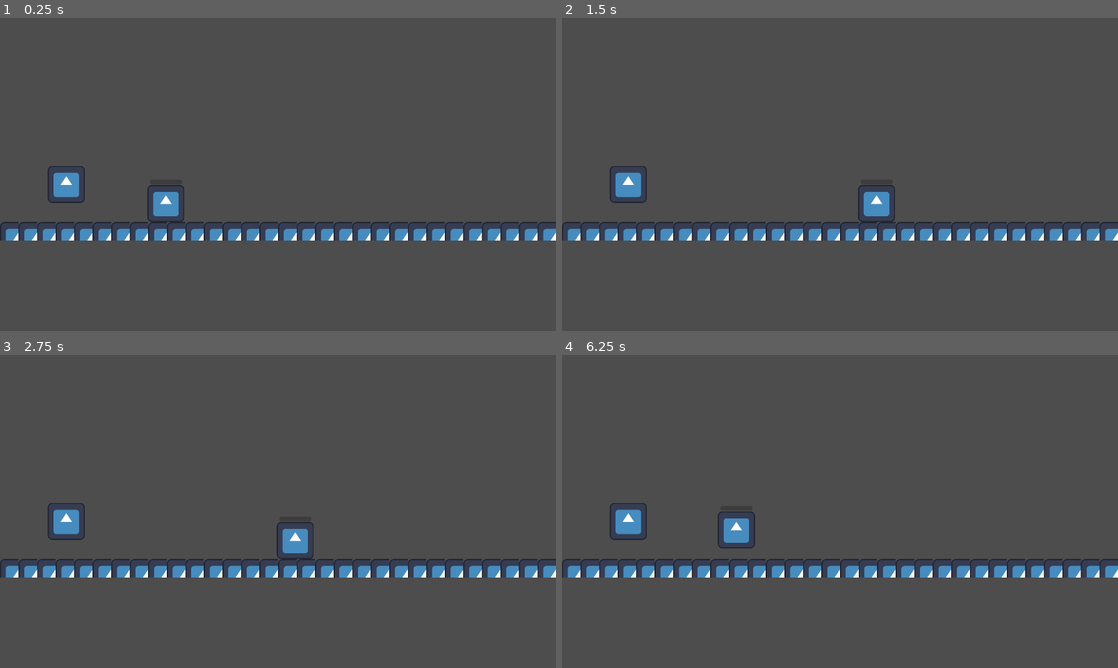
Above: before the commit, frames 1-4 (two rows, left to right).
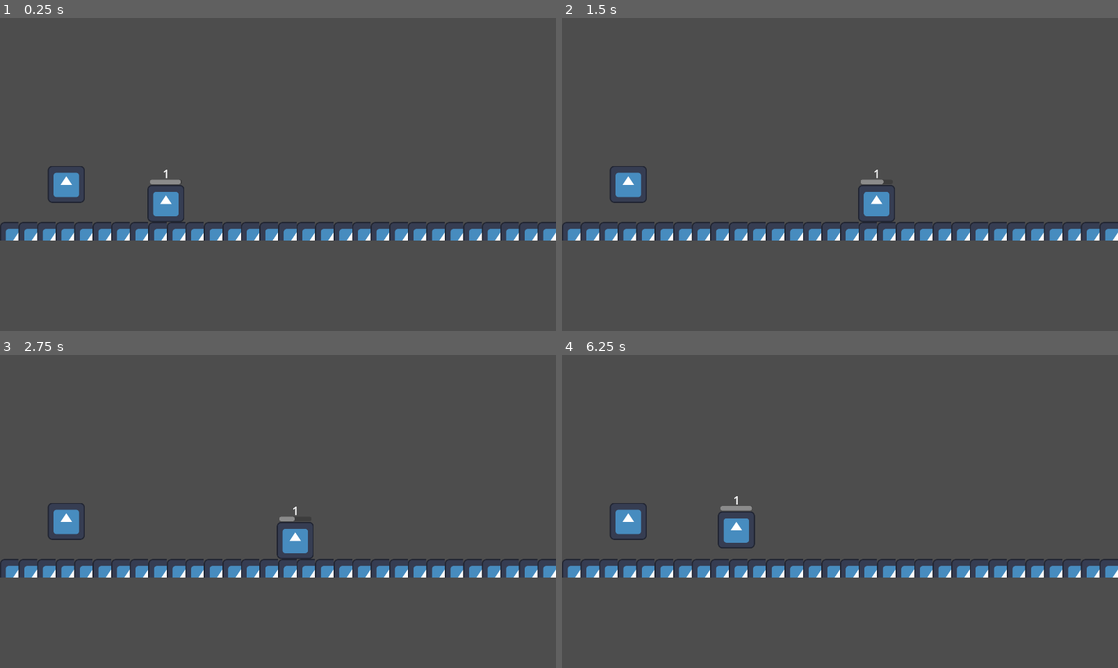
Above: after the commit, the same moments.

Repository: lucasmcclean/metroidvania
Game: Godot game, scene res://scenes/_game_launcher/game_launcher.tscn
Same seed, same stepped clock (60 frames per second), same inputs: the game is played once before the commit and once after it. The engine's default icon, where the game draws it, is replaced by a stand-in: a white triangle on a blue panel in a dark square.
Inputs:
- Up to frame 1 (0.25 s): no input
- Up to frame 2 (1.5 s): tap Enter at 0.5 s; hold Right (ui_right) 0.53-1.28 s; hold Left (ui_left) from 1.28 s (still down)
- Up to frame 3 (2.75 s): release Left (ui_left) at 2.03 s; hold Right (ui_right) from 2.03 s (still down)
- Up to frame 4 (6.25 s): release Right (ui_right) at 3.53 s; hold Left (ui_left) 3.53-5.78 s; hold Right (ui_right) from 5.78 s (still down)

The runs differ from the first frame. In frame 1, 0.1% of the frame differs, in the area x 27-33%, y 48-54%; in frame 2, less than 0.1%; in frame 3, less than 0.1%; in frame 4, 0.1%, in the area x 28-35%, y 45-50%.

Commit message:
Combo Testing and Stuff I need to delete later

Diff:
--- a/autoloads/combo_manager/combo_manager.gd
+++ b/autoloads/combo_manager/combo_manager.gd
@@ -8,15 +8,15 @@
 @onready var timer := $Timer as Timer
 
 
-func start_combo():
+func start_combo() -> void:
 	timer.start(timeLimit)
 
 
-func add_score(amount: int):
+func add_score(amount: int) -> void:
 	score += amount
 
 
-func add_time(amount: int):
+func add_time(amount: int) -> void:
 	#Checking if Combo has already Started
 	if(timer.time_left > 0):
 		#Makes sure time doesnt go over limit
@@ -25,7 +25,7 @@
 		start_combo()
 
 
-func take_time(amount: int):
+func take_time(amount: int) -> void:
 	if (timer.time_left - amount > 0):
 		timer.start(timer.time_left - amount)
 	else:
@@ -33,13 +33,13 @@
 		#Possible to add penelty for going negative time
 
 
-func pause():
+func pause() -> void:
 	timer.paused = true
 
 
-func unpause():
+func unpause() -> void:
 	timer.paused = false
 
 
-func _on_timer_timeout():
+func _on_timer_timeout() -> void:
 	score = 0
--- a/autoloads/combo_manager/combo_manager.tscn
+++ b/autoloads/combo_manager/combo_manager.tscn
@@ -8,3 +8,5 @@
 [node name="Timer" type="Timer" parent="."]
 wait_time = 5.0
 one_shot = true
+
+[connection signal="timeout" from="Timer" to="." method="_on_timer_timeout"]
--- a/scenes/agents/player/combo_ui.gd
+++ b/scenes/agents/player/combo_ui.gd
@@ -8,15 +8,22 @@
 
 func _ready() -> void:
 	comboTimerDisplay.max_value = comboTimer.wait_time
+	Combo.add_score(1)
+	Combo.add_time(2)
 
 func _process(_delta: float) -> void:
 	comboScore = Combo.score
 	comboTimerDisplay.value = comboTimer.time_left
+	comboScoreDisplay.text = str(comboScore)
 
-
-	comboScoreDisplay.text = str(comboScore)
 	if (comboScore <= 0):
 		comboScoreDisplay.visible = false
 		pass
 	else:
 		comboScoreDisplay.visible = true
+
+	if (comboTimer.time_left <= 0):
+		comboTimerDisplay.visible = false
+		pass
+	else:
+		comboTimerDisplay.visible = true
